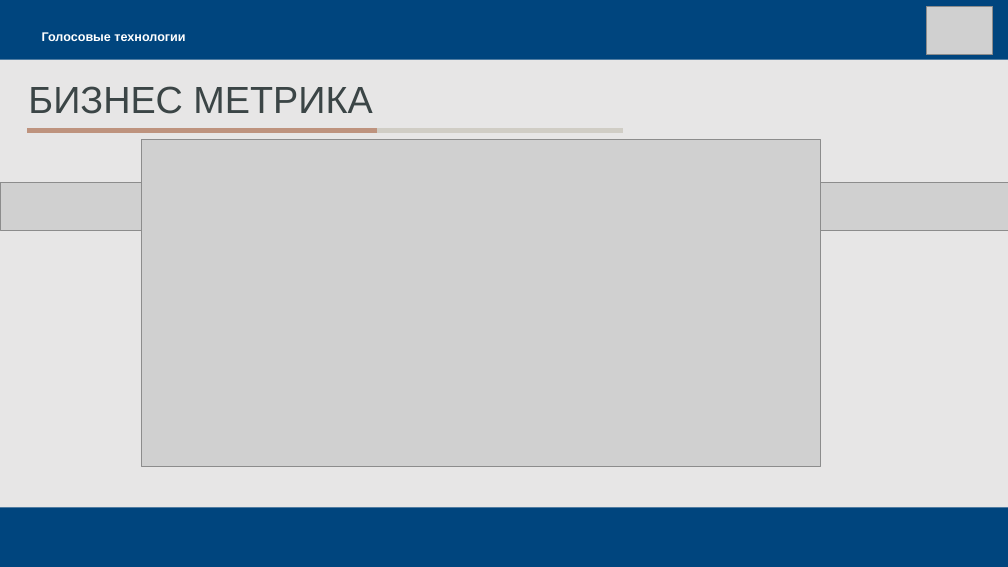
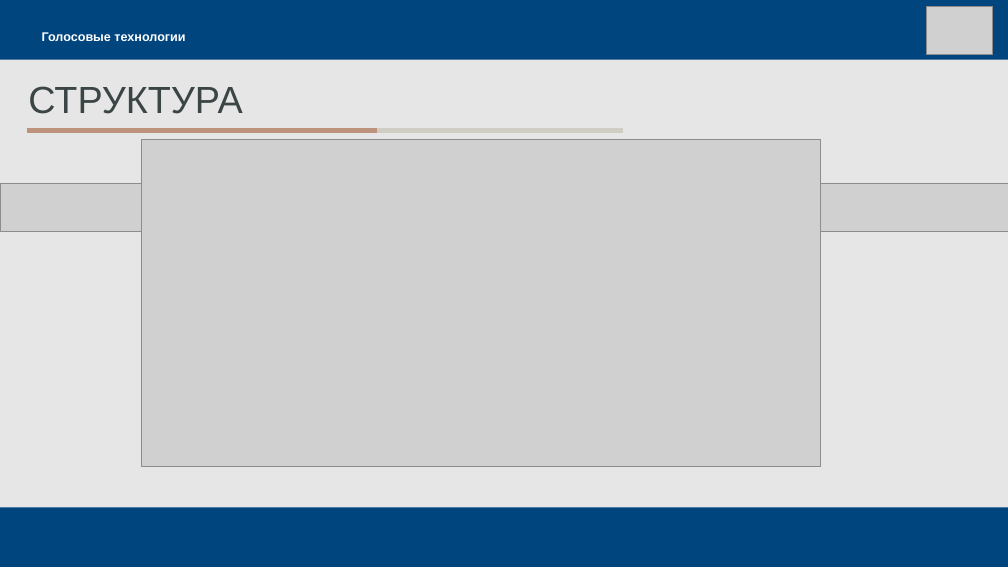
Before and after one commit to dmitrii-naumenko/Pet_SST_NLP, a slide deck: slide 5 of Презентация.pptx. Drawn at 1008x567 pixels with LibreOffice and Linux fonts; fonts in the diff are those of the drawing; grey boxes stand for pictures. Boxes give left, top, right and bottom in pixels: in the first picture for what was removed or moved away, otherwise in the second. Text is boxed around its words. In the diff, an @@ line names an element or a change of style, - is before the commit and + after.

```diff
--- a/Презентация.pptx
+++ b/Презентация.pptx
@@ title at bbox=[28, 86, 242, 114]: text changed @@
-БИЗНЕС МЕТРИКА
+СТРУКТУРА
```
Also in this commit, not shown: 1 other slide changed.
